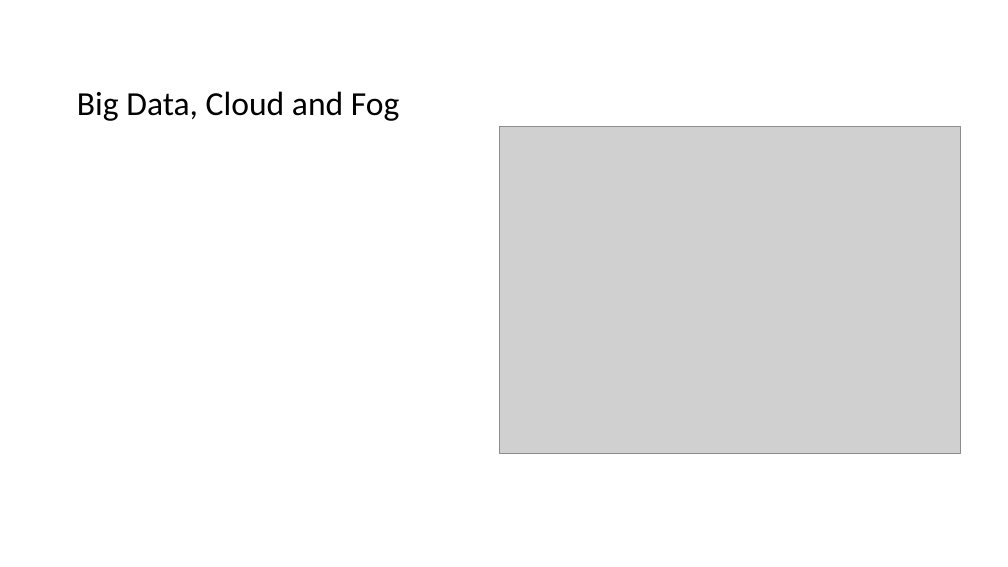
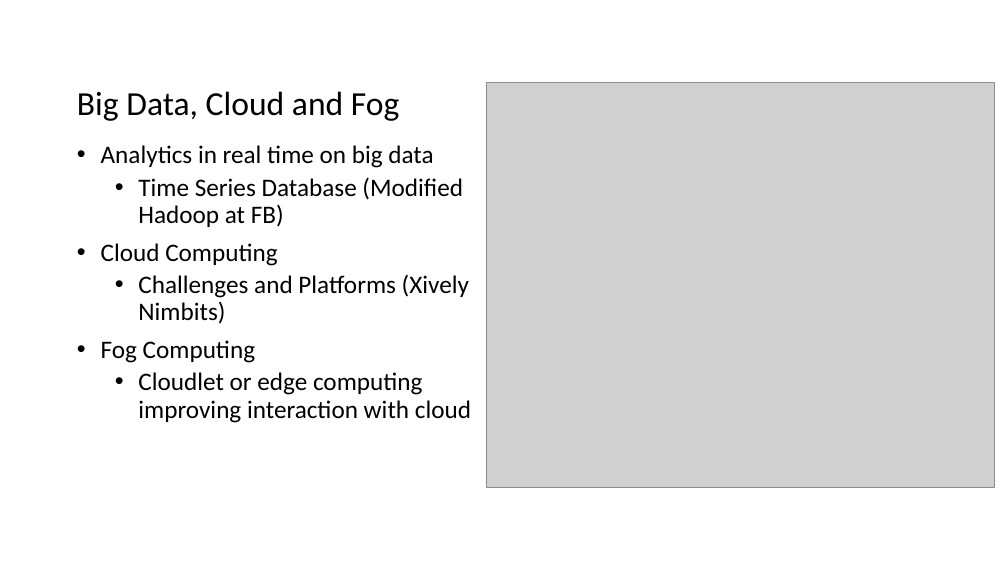
Before and after one commit to IoThingers/TermProject, a slide deck: slide 9 of PaperPresentation.pptx. Drawn at 1008x567 pixels with LibreOffice and Linux fonts; fonts in the diff are those of the drawing; grey boxes stand for pictures. Boxes give left, top, right and bottom in pixels: in the first picture for what was removed or moved away, otherwise in the second. Text is boxed around its words. In the diff, an @@ line names an element or a change of style, - is before the commit and + after.

```diff
--- a/PaperPresentation.pptx
+++ b/PaperPresentation.pptx
@@ picture: place and size @@
-picture at (500,126,960,454)
+picture at (486,82,994,488)
@@ text added at (101,145,471,423), 24 pt, text #000000 @@
+• Analytics in real time on big data
+  • Time Series Database (Modified Hadoop at FB)
+• Cloud Computing
+  • Challenges and Platforms (Xively Nimbits)
+• Fog Computing
+  • Cloudlet or edge computing improving interaction with cloud
```
Also in this commit, not shown: 1 other slide changed, 1 slide added.
